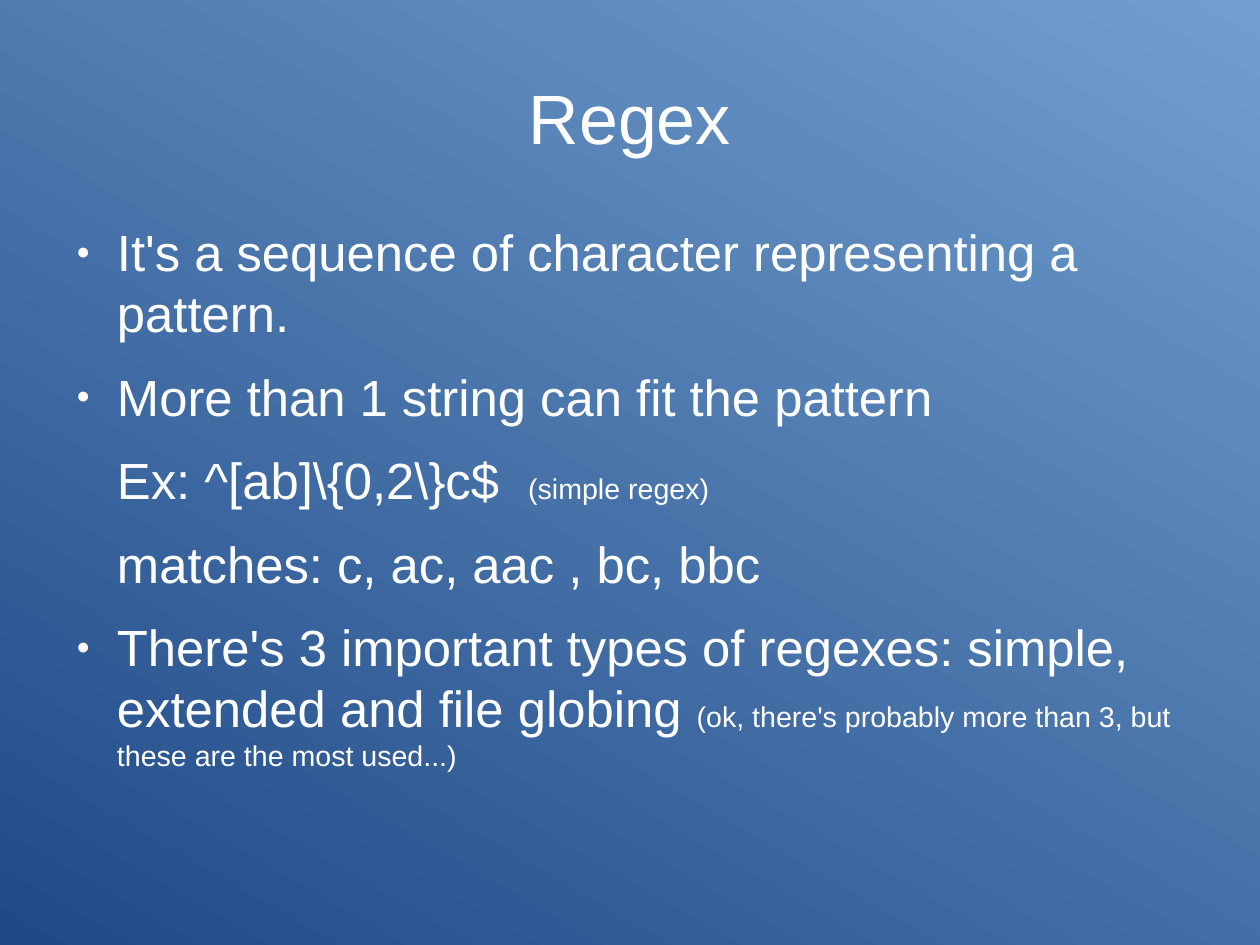
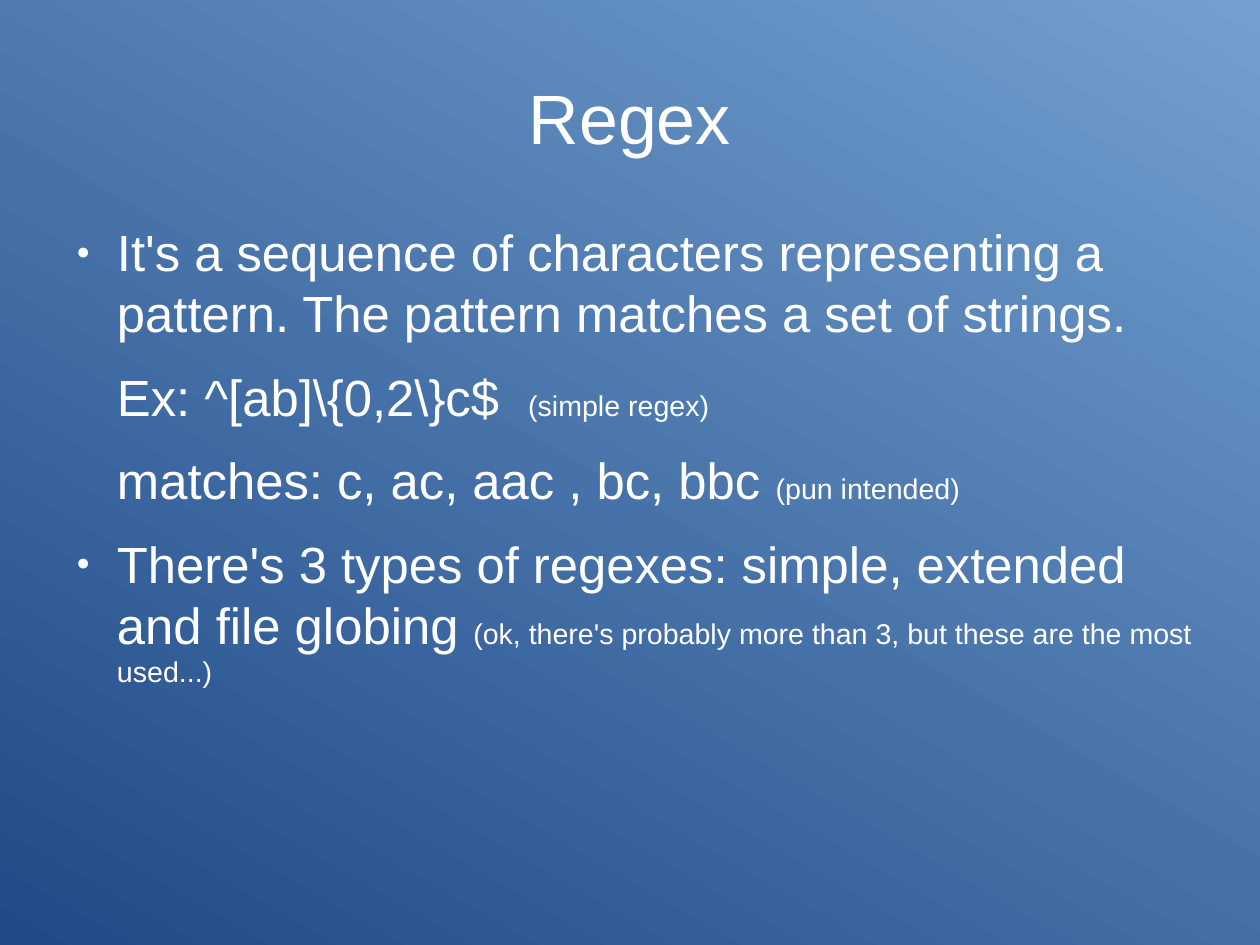
Before and after one commit to Clibre/An-introduction-to-bash, a slide deck: slide 36 of presentation.odp. Drawn at 1260x945 pixels with LibreOffice and Linux fonts; fonts in the diff are those of the drawing. Boxes give left, top, right and bottom in pixels: in the first picture for what was removed or moved away, otherwise in the second. Text is boxed around its words. In the diff, an @@ line names an element or a change of style, - is before the commit and + after.

Commit message:
ajout des association regex-commande

```diff
--- a/presentation.odp
+++ b/presentation.odp
@@ text at bbox=[117, 234, 1127, 343]: text changed @@
-● It's a sequence of character representing a pattern.
-● More than 1 string can fit the pattern
+● It's a sequence of characters representing a pattern. The pattern matches a set of strings.
@@ text at bbox=[117, 462, 1192, 688]: text changed @@
-matches: c, ac, aac , bc, bbc
-● There's 3 important types of regexes: simple, extended and file globing (ok, there's probably more than 3, but these are the most used...)
+matches: c, ac, aac , bc, bbc (pun intended)
+● There's 3 types of regexes: simple, extended and file globing (ok, there's probably more than 3, but these are the most used...)
```
Also in this commit, not shown: 1 slide added.
